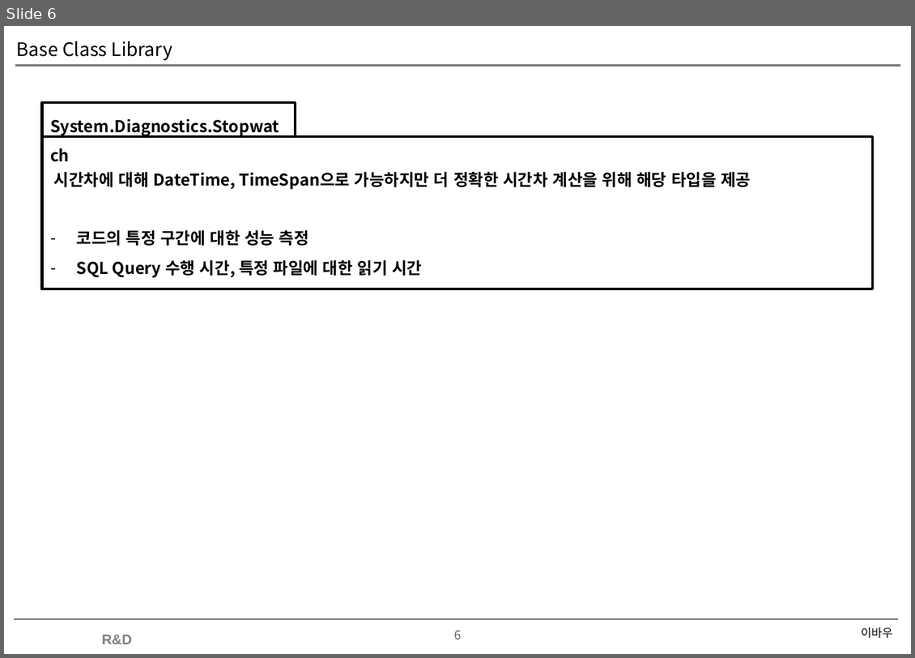
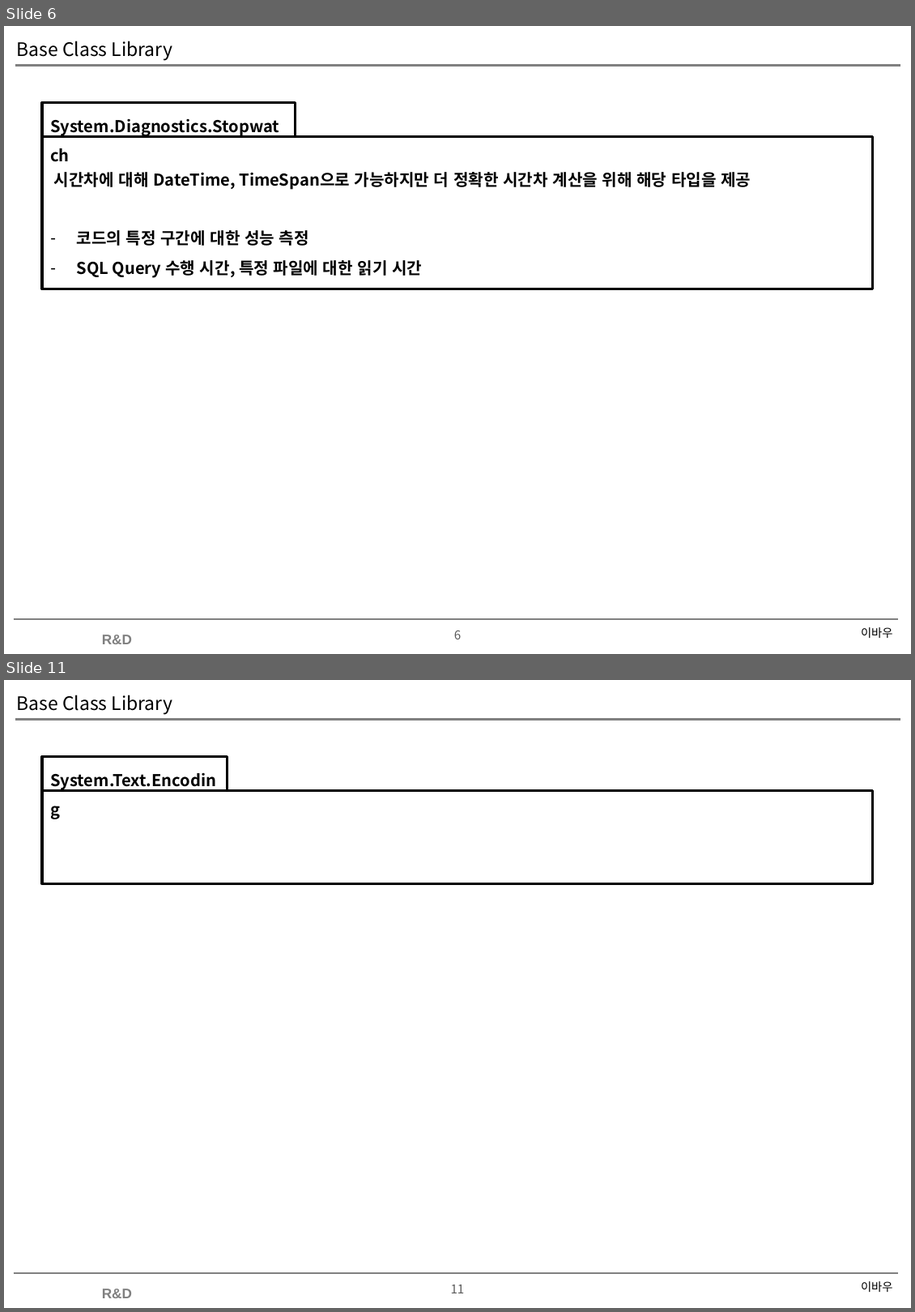
Before and after one commit to soultomind/CSharpStudy, a slide deck: CSharpStudy.Day20200627/Base Class Library.pptx. Shown one above the other, each under a label of ours: slide 6 before the commit, slides 6 and 11 after it; the slides between them are not shown. The pictures are 915x658 and 915x1312 pixels, drawn with LibreOffice and Linux fonts; fonts in the diff are those of the drawing; background and template pictures are left out. Boxes give left, top, right and bottom in pixels: in the first picture for what was removed or moved away, otherwise in the second. Text is boxed around its words. In the diff, an @@ line names an element or a change of style, - is before the commit and + after.

```diff
--- a/CSharpStudy.Day20200627/Base Class Library.pptx
+++ b/CSharpStudy.Day20200627/Base Class Library.pptx
@@ slide 11 added at [4,680,911,1308], background #FFFFFF; not listed: 4 template elements that a slide beside it also shows @@
@@ title added at [17,695,173,715], 16 pt, text #000000 @@
+Base Class Library
@@ rectangle added at [43,757,228,792], outline #000000 2.25 pt, 14 pt, text #000000, bold @@
+System.Text.Encoding
@@ rectangle added at [43,791,873,884], outline #000000 2.25 pt @@
@@ text added at [861,1281,893,1292], 10 pt, text #000000 @@
+이바우
```
Also in this commit, not shown: 1 slide changed, 3 other slides added, 3 other files.
